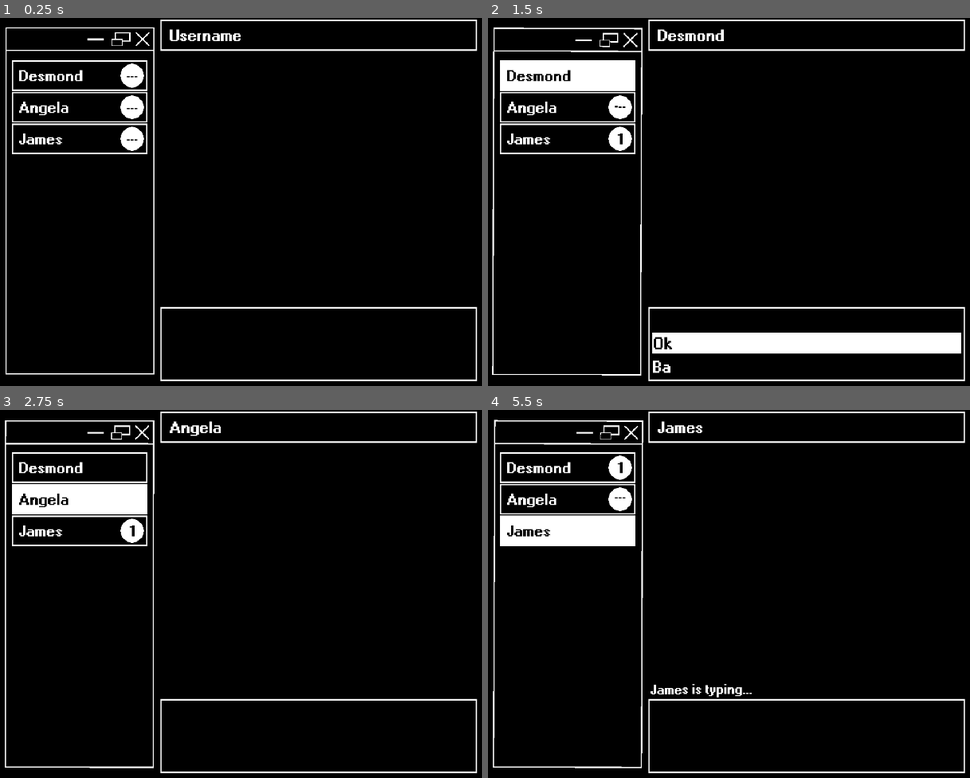
Above: before the commit, frames 1-4 (two rows, left to right).
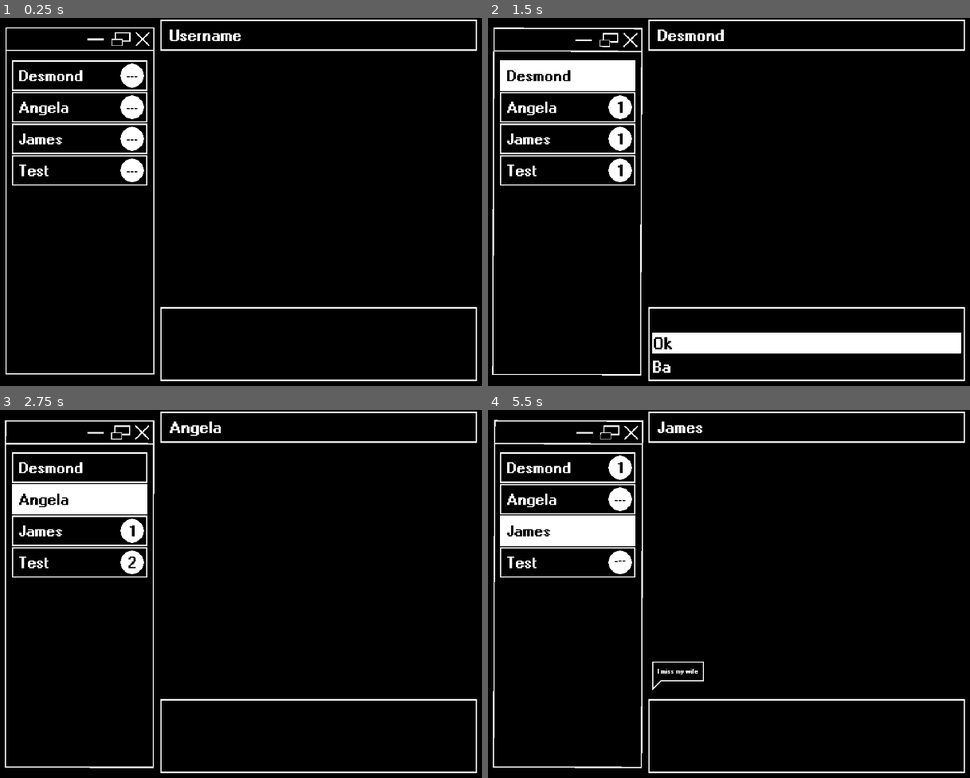
Above: after the commit, the same moments.

Repository: AdamCMunro/social-game
Game: Godot game, scene res://messenger.tscn
The game is run twice, just before and just after one commit, with the same random seed, the same clock (stepped at 60 frames per second) and the same inputs. This scene is started directly instead of the project's main scene.
Inputs (mouse positions are in pixels of both pictures, inside the frame that each line leads up to):
- Up to frame 1 (0.25 s): no input
- Up to frame 2 (1.5 s): tap Enter at 0.5 s; move the mouse to (569, 76) at 0.52 s; click (569, 76) at 0.67 s; move the mouse to (806, 345) at 1.27 s; click (806, 345) at 1.42 s
- Up to frame 3 (2.75 s): move the mouse to (81, 498) at 2.02 s; click (81, 498) at 2.17 s
- Up to frame 4 (5.5 s): move the mouse to (569, 531) at 2.77 s; click (569, 531) at 2.92 s; move the mouse to (outside the picture) at 3.52 s; click (outside the picture) at 3.67 s; move the mouse to (613, 538) at 4.27 s; click (613, 538) at 4.42 s; move the mouse to (839, 594) at 5.02 s; click (839, 594) at 5.17 s

The runs differ from the first frame. In frame 1, 0.6% of the frame differs, in the area x 2-31%, y 37-46%; in frame 2, 0.6%; in frame 3, 0.6%; in frame 4, 1.1%, in the area x 2-55%, y 23-79%.
Error before the commit: Invalid access of index '-1' on a base object of type: 'Array'. (res://messenger.gd:266)
Error after the commit: Invalid access of index '-1' on a base object of type: 'Array'. (res://messenger.gd:296)

Commit message:
started work on scrolling messages

Diff:
--- /dev/null
+++ b/social-game/chat_logs/test.json
@@ -0,0 +1,45 @@
+[{"seed":[""],
+"body":"test",
+"options":[]},
+{"seed":[""],
+"body":"test1",
+"options":[]},
+{"seed":[""],
+"body":"test3",
+"options":[]},
+{"seed":[""],
+"body":"test4",
+"options":[]},
+{"seed":[""],
+"body":"test5",
+"options":[]},
+{"seed":[""],
+"body":"test6",
+"options":[]},
+{"seed":[""],
+"body":"test7",
+"options":[]},
+{"seed":[""],
+"body":"test8",
+"options":[]},
+{"seed":[""],
+"body":"test9",
+"options":[]},
+{"seed":[""],
+"body":"test10",
+"options":[]},
+{"seed":[""],
+"body":"test11",
+"options":[]},
+{"seed":[""],
+"body":"test12",
+"options":[]},
+{"seed":[""],
+"body":"test13",
+"options":[]},
+{"seed":[""],
+"body":"test14",
+"options":[]},
+{"seed":[""],
+"body":"test15",
+"options":[]},]
--- a/social-game/contact.gd
+++ b/social-game/contact.gd
@@ -116,11 +116,6 @@
 		if messages[i].seed.has("") or messages[i].seed.has(history[history.size() - 1].seed):
 			if history.size() > 0 and messages[i].body == history[history.size() - 1].body:
 				continue
-			typing = true
-			if selected:
-				messenger._show_typing()
-			await get_tree().create_timer(1).timeout
-			typing = false
 			if messages[i].options.size() > 0:
 				choice = true
 			if history.size() > 0:
@@ -128,6 +123,11 @@
 			else:
 				history.append({"sender":contact_name, "body":messages[i].body, "choice":choice, "seed":"", "index":i})
 			_save_json(history_path, history)
+			typing = true
+			if selected:
+				messenger._show_typing()
+			await get_tree().create_timer(1).timeout
+			typing = false
 			if selected:
 				messenger._recieve_message(messages[i].body)
 			else:
@@ -137,6 +137,7 @@
 				if selected:
 					messenger._show_options(options)
 				break
+			await get_tree().create_timer(0.5).timeout
 
 func _get_start_point(arr):
 	var count = 0
--- a/social-game/contacts.gd
+++ b/social-game/contacts.gd
@@ -1,7 +1,7 @@
 extends Area2D
 
 var contacts = []
-var contact_names = ["Desmond", "Angela", "James"]
+var contact_names = ["Desmond", "Angela", "James", "Test"]
 
 @onready var contact_scene = preload("res://contact.tscn")
 
--- a/social-game/messenger.gd
+++ b/social-game/messenger.gd
@@ -11,7 +11,11 @@
 @onready var player_message_scene = preload("res://player_message.tscn")
 @onready var message_scene = preload("res://message.tscn")
 
-var line_height = 24
+@export var scroll_speed = 20.0
+@onready var scroll_target_y: float = container_position.y
+var smooth_speed = 0.5
+
+var line_height = 24.5
 
 var option_position = []
 
@@ -43,6 +47,8 @@
 func _process(delta: float) -> void:
 	$Messages/Container.size.x = 561.5
 	$Messages/Container.position.x = 299.25
+
+	#$Messages/Container.position.y = lerp($Messages/Container.position.y, scroll_target_y, smooth_speed)
 
 
 func _option1():
@@ -105,10 +111,32 @@
 				await get_tree().create_timer(0.5).timeout
 				for n in $Contacts.contacts:
 					if n.contact_name == sender_name:
+						message_history_arr = _json_decode(str("user://chat_logs/history/", sender_name, ".json"))
 						var seed = str(message_history_arr[message_history_arr.size() - 1].seed, new_seed_vaue)
 						message_history_arr.append({"sender":"player", "body":sending_text.text, "choice":false, "seed":seed})
 						n._save_json(str("user://chat_logs/history/", sender_name, ".json"), message_history_arr)
 						n._progress_chat()
+	elif event is InputEventMouseButton:
+		if event.button_index == MOUSE_BUTTON_WHEEL_DOWN and event.pressed:
+			_scroll_messages(scroll_speed)
+		elif event.button_index == MOUSE_BUTTON_WHEEL_UP and event.pressed:
+			_scroll_messages(-scroll_speed)
+	elif event is InputEventPanGesture:
+		if event.delta.y > 0.5:
+			pass
+		elif event.delta.y < -0.5:
+			pass
+
+
+
+func _scroll_messages(amount):
+	if (scroll_target_y + amount) <= container_position.y:
+		scroll_target_y += amount
+		clamp_scroll()
+
+func clamp_scroll():
+	var limit = $Messages.size.y - $Messages/Container.size.y
+	scroll_target_y = clamp(scroll_target_y, limit, 0)
 
 func _show_sending_text():
 	var tween = create_tween()
@@ -174,8 +202,6 @@
 	for i in range(options.size()):
 		option_arr[i].option_text = options[i].option
 		option_arr[i].full_text = options[i].full
-		print("Option ", i, " option text: ", options[i].option)
-		print("Option ", i, " full text: ", options[i].full)
 		await option_arr[i]._transition_text(options[i].option)
 		option_arr[i].visible = true
 
@@ -213,7 +239,11 @@
 
 	message_arr.clear()
 	message_history_arr.clear()
-	await _hide_options()
+
+	if option1.visible:
+		await _hide_options()
+		await get_tree().create_timer(0.3).timeout
+
 	return true
 
 
